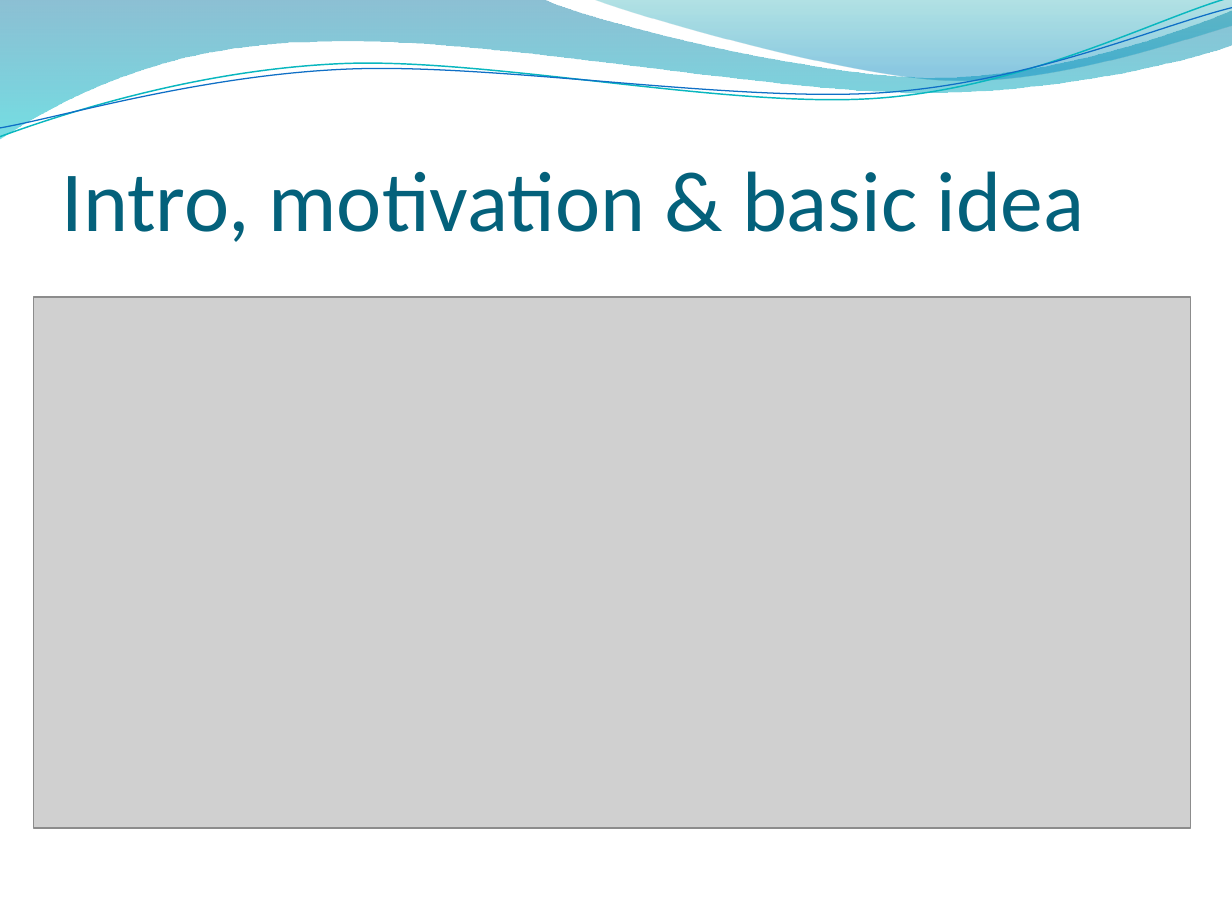
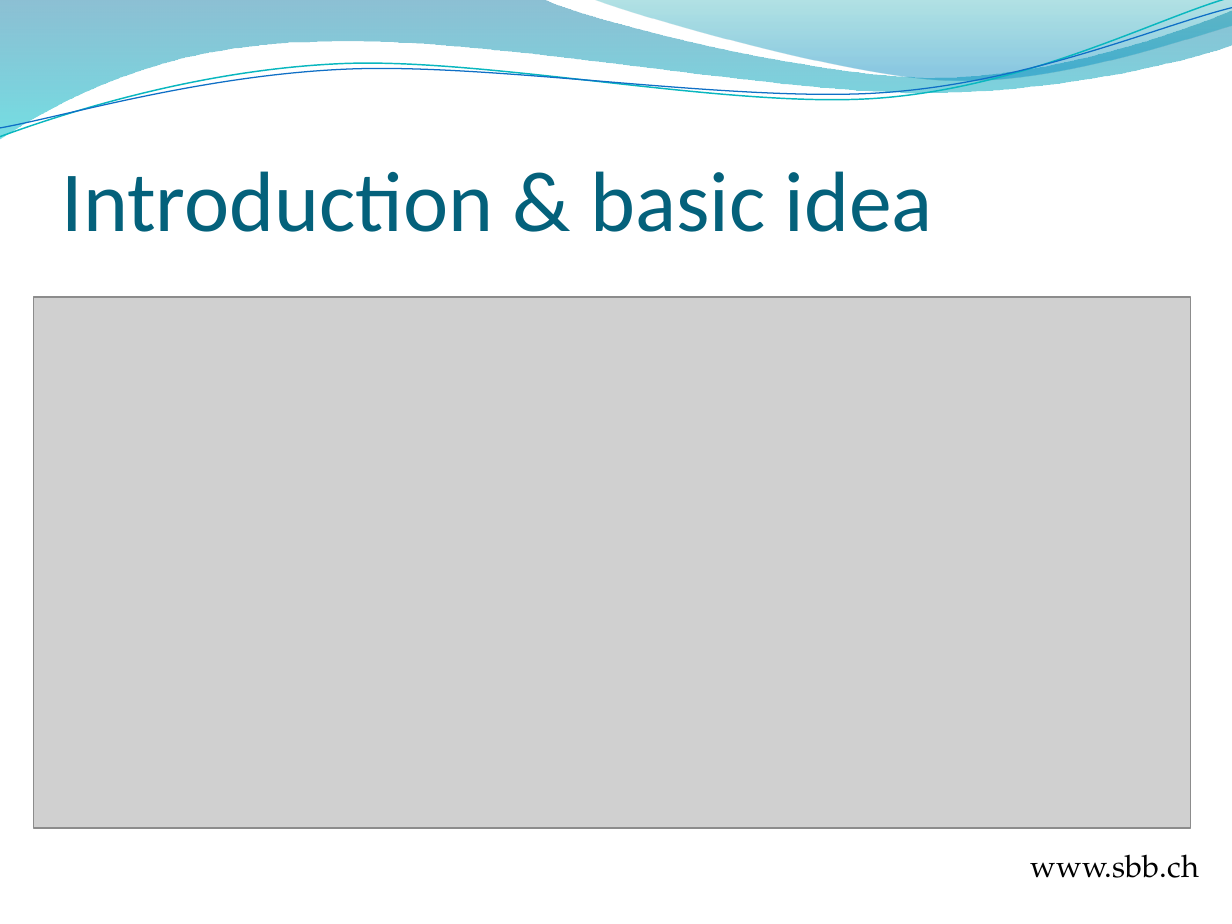
Before and after one commit to ratheile/MSSSM, a slide deck: slide 3 of presentation/Presentation.pptx (slide 4 before the commit). Drawn at 1232x924 pixels with LibreOffice and Linux fonts; fonts in the diff are those of the drawing; grey boxes stand for pictures; background and template pictures are left out. Boxes give left, top, right and bottom in pixels: in the first picture for what was removed or moved away, otherwise in the second. Text is boxed around its words. In the diff, an @@ line names an element or a change of style, - is before the commit and + after.

```diff
--- a/presentation/Presentation.pptx
+++ b/presentation/Presentation.pptx
@@ title at (x1=62, y1=171, x2=933, y2=232): text changed @@
-Intro, motivation & basic idea
+Introduction & basic idea
@@ text added at (x1=1031, y1=854, x2=1199, y2=878), 18 pt, text #000000 @@
+www.sbb.ch
```
Also in this commit, not shown: 7 other slides changed.
